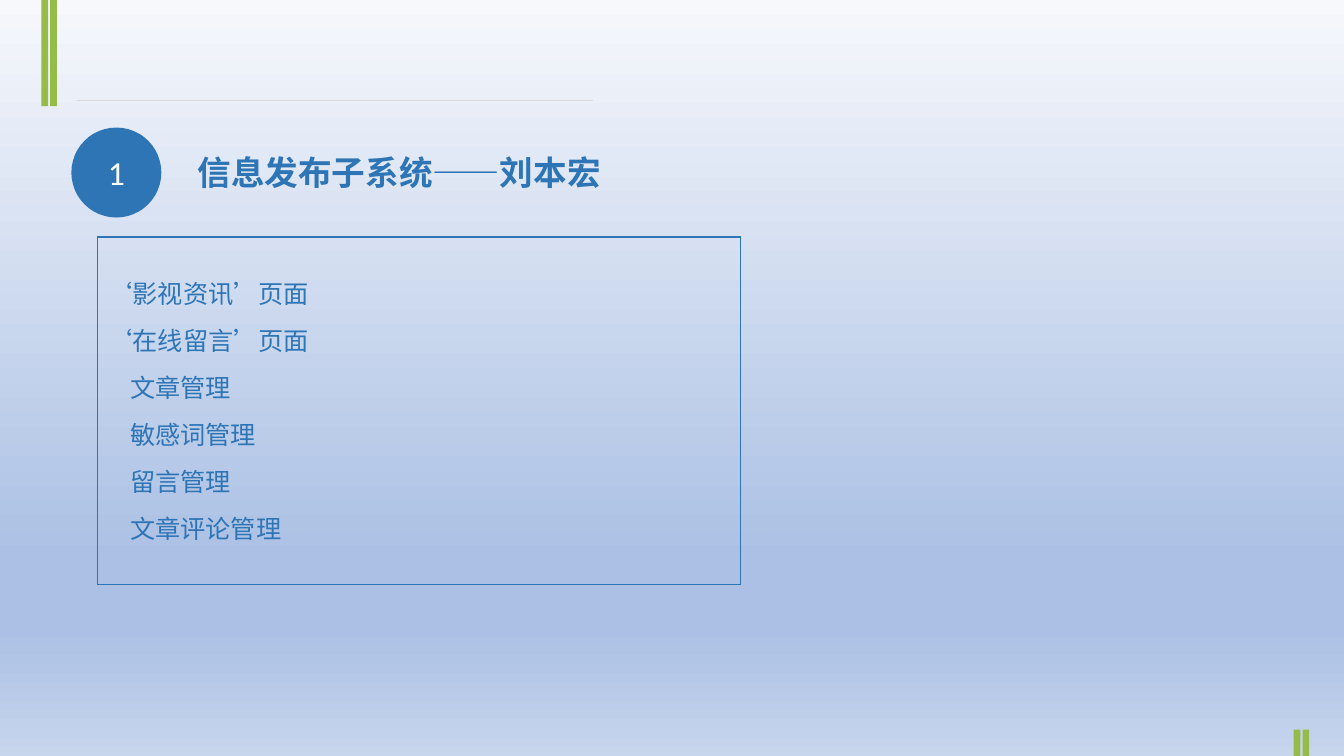
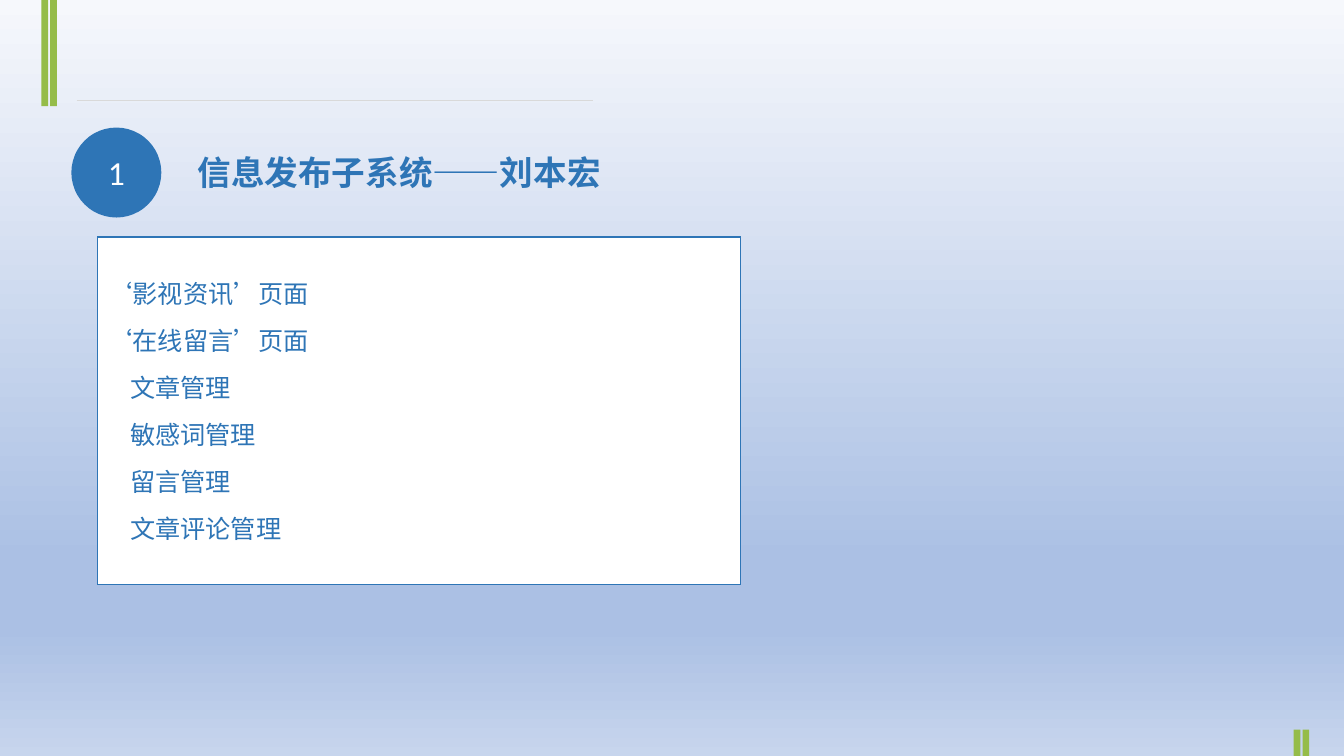
Before and after one commit to ArchibaldOS/FilmAndTelevisionBusiness, a slide deck: slide 6 of Milestone/Milestone_5/项目总结.pptx. Drawn at 1344x756 pixels with LibreOffice and Linux fonts; fonts in the diff are those of the drawing. Boxes give left, top, right and bottom in pixels: in the first picture for what was removed or moved away, otherwise in the second. Text is boxed around its words. In the diff, an @@ line names an element or a change of style, - is before the commit and + after.

Commit message:
hhh

```diff
--- a/Milestone/Milestone_5/项目总结.pptx
+++ b/Milestone/Milestone_5/项目总结.pptx
@@ rectangle "‘影视资讯’页面" at (98, 237, 741, 584): fill none to #FFFFFF @@
```
